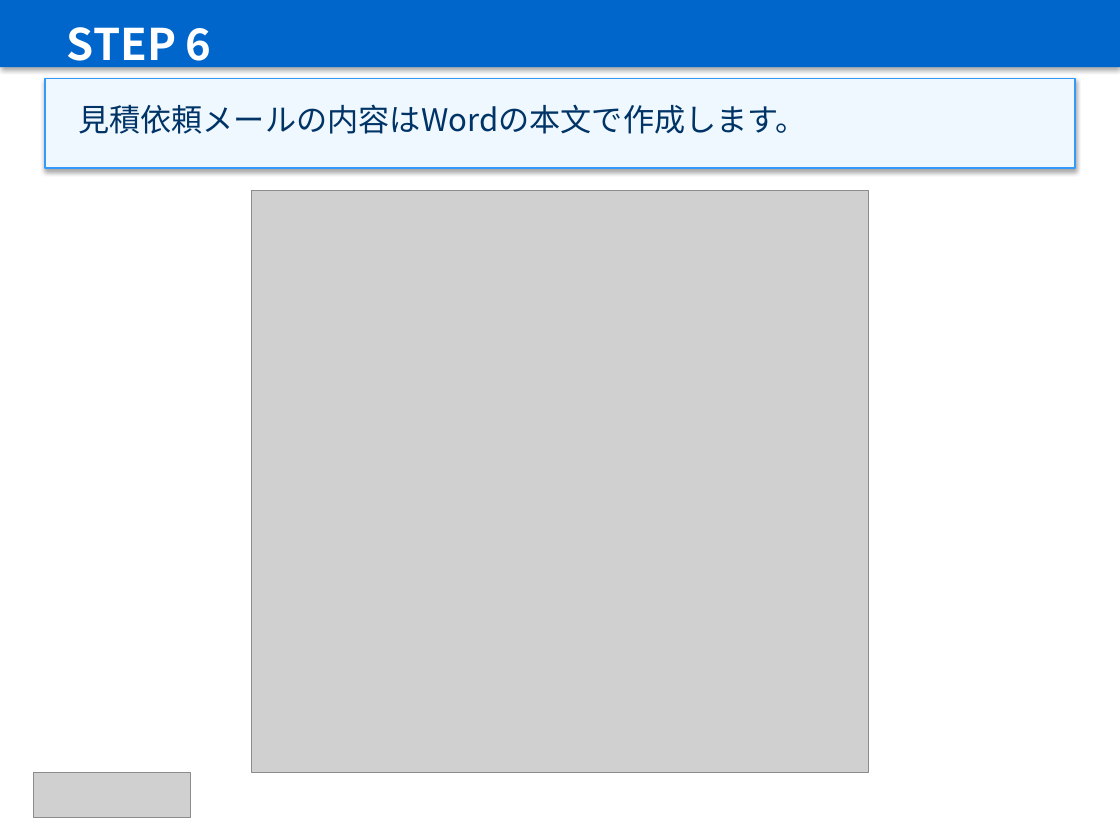
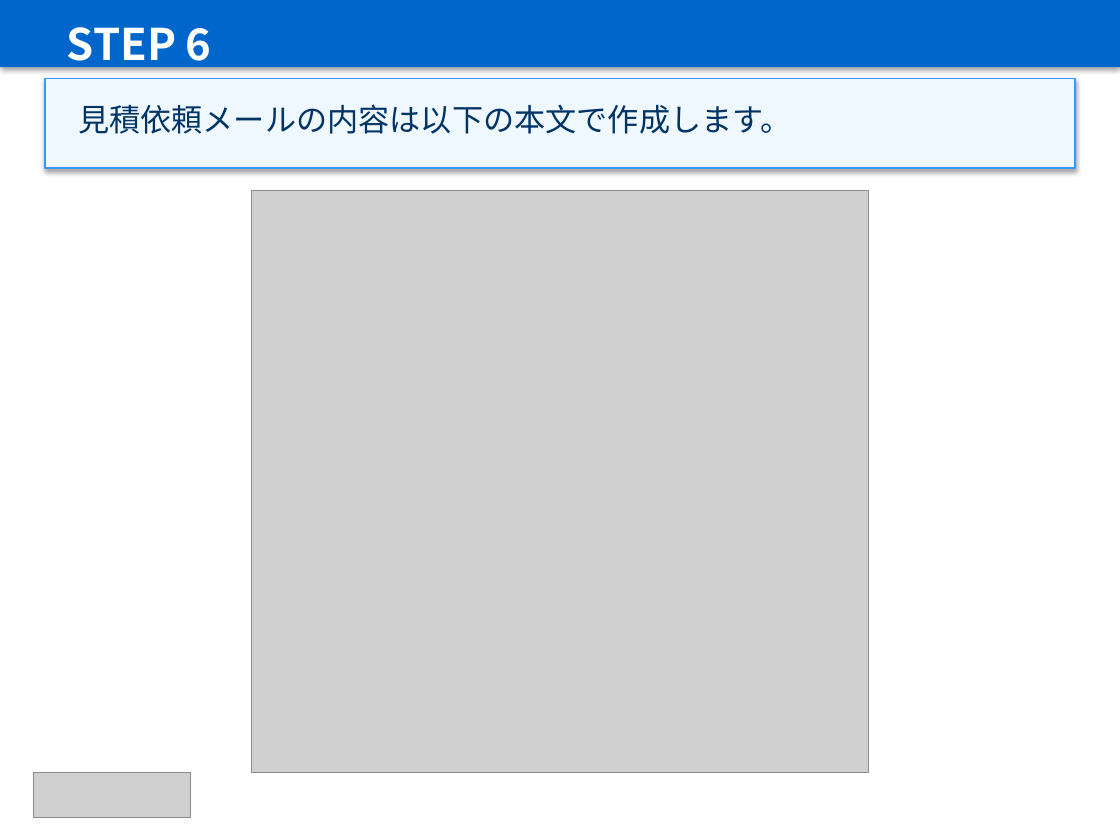
Before and after one commit to satoshi19840417/sharepoint, a slide deck: slide 7 of 05_mail/相見積操作マニュアル.pptx. Drawn at 1120x840 pixels with LibreOffice and Linux fonts; fonts in the diff are those of the drawing; grey boxes stand for pictures. Boxes give left, top, right and bottom in pixels: in the first picture for what was removed or moved away, otherwise in the second. Text is boxed around its words. In the diff, an @@ line names an element or a change of style, - is before the commit and + after.

```diff
--- a/05_mail/相見積操作マニュアル.pptx
+++ b/05_mail/相見積操作マニュアル.pptx
@@ text at box(78, 104, 792, 134): text changed @@
-見積依頼メールの内容はWordの本文で作成します。
+見積依頼メールの内容は以下の本文で作成します。
```
Also in this commit, not shown: 2 other slides changed, 15 other files.
